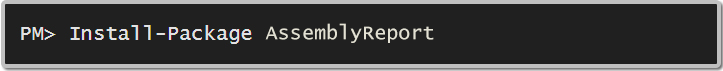
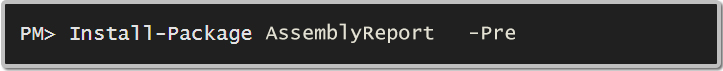
Comparing the layer stacks of the two 723×71 images. Changes:
showed group "Decorations" (2 layers) over [470, 26, 515, 40]
